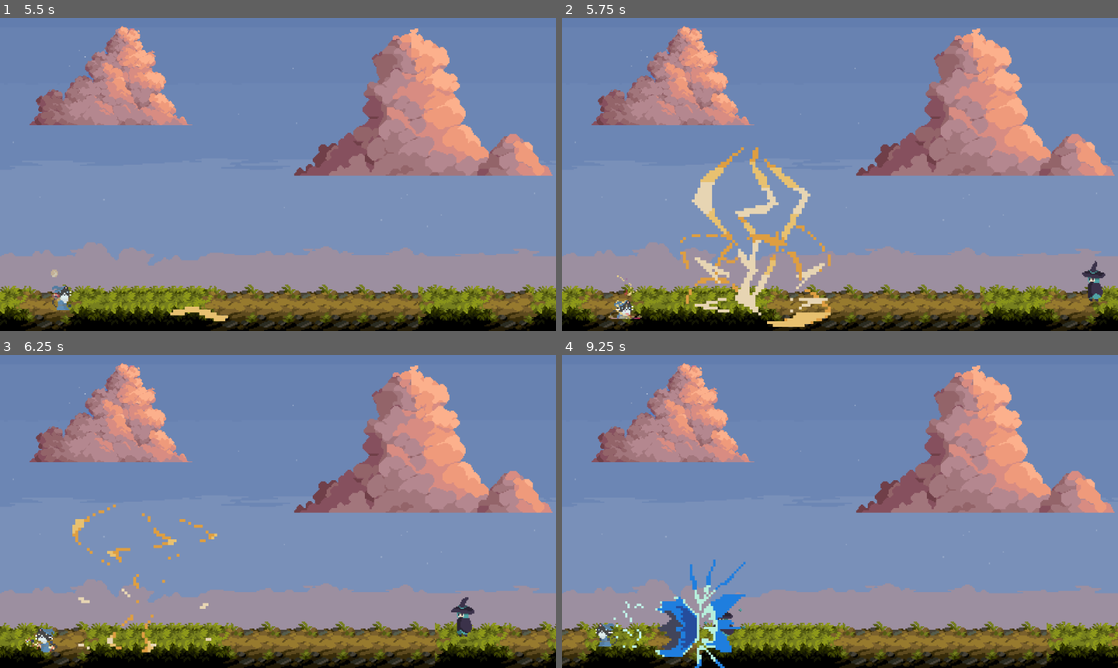
Above: before the commit, frames 1-4 (two rows, left to right).
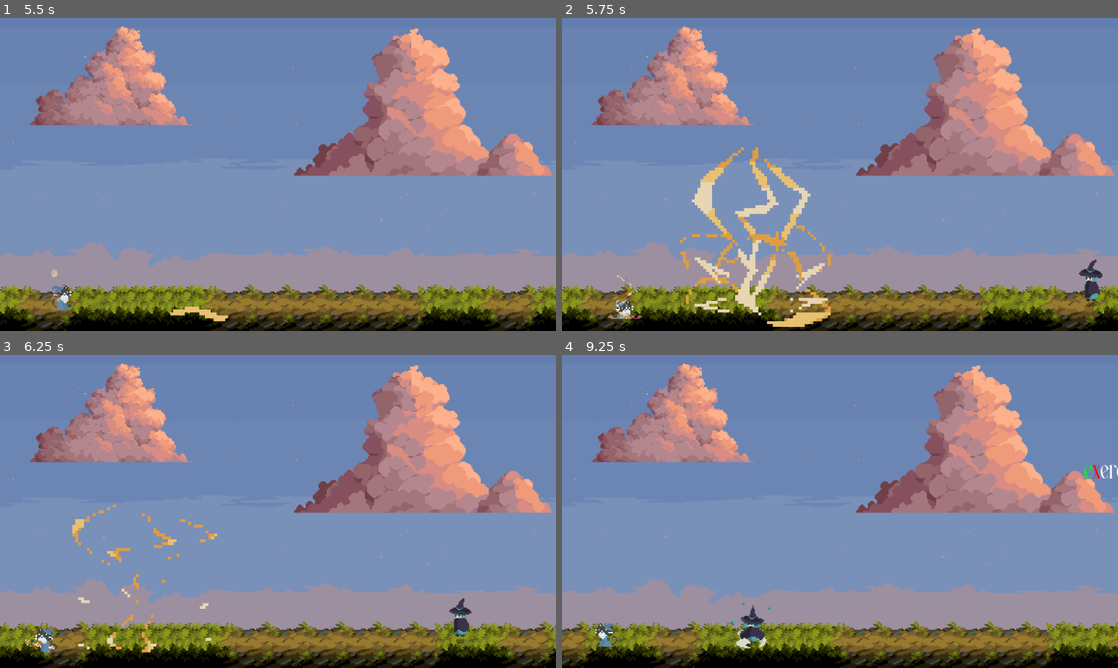
Above: after the commit, the same moments.

Repository: nakntums/Whimsy
Game: Godot game, scene res://scenes/start_screen.tscn
The game is run twice, just before and just after one commit, with the same random seed, the same clock (stepped at 60 frames per second) and the same inputs.
Inputs:
- Up to frame 1 (5.5 s): click "PLAY" at 0.5 s; click "PLAY" at 1.25 s; tap Enter at 2 s; hold E (attack_e) 2.03-2.78 s; hold Right (right) 2.03-3.53 s; tap Up (jump) at 2.27, 3.02, 4.52, 5.27 s; tap Q (attack_q) at 2.3, 2.85, 5.3 s; tap R (attack_r) at 3.05 s; hold Left (left) 3.53-4.28 s; hold R (attack_r) 3.53-4.28 s; tap W (attack_w) at 3.8, 4.35 s; hold Right (right) from 4.28 s (still down); tap E (attack_e) at 4.55 s; hold E (attack_e) from 5.03 s (still down)
- Up to frame 2 (5.75 s): keep holding Right (right); keep holding E (attack_e)
- Up to frame 3 (6.25 s): release Right (right) at 5.78 s; release E (attack_e) at 5.78 s; hold Left (left) from 5.78 s (still down); tap Q (attack_q) at 5.85 s; tap Up (jump) at 6.02 s; tap R (attack_r) at 6.05 s
- Up to frame 4 (9.25 s): release Left (left) at 6.53 s; hold Right (right) 6.53-7.28 s; hold R (attack_r) 6.53-7.28 s; tap W (attack_w) at 6.8, 7.35 s; hold Left (left) 7.28-8.78 s; tap Up (jump) at 7.52, 8.27, 9.02 s; tap E (attack_e) at 7.55, 8.85 s; hold Ctrl (toggle_typing) 8.03-8.78 s; tap Q (attack_q) at 8.3 s; hold Right (right) from 8.78 s (still down); tap R (attack_r) at 9.05 s

Frame 1 is identical in both runs. In frame 2, 0.2% of the frame differs, in the area x 93-98%, y 77-93%; in frame 3, 0.2%; in frame 4, 2.8%, in the area x 9-100%, y 35-100%.

Commit message:
demo 2 fixes part 2: game.gd signals
1. boss channels/does not attack during typing challenge
2. boss returns to normal after challenge ends
3. (QOL or new bug?) boss follows user/does not stop following user lol. no stop range, but slows down as approaching

Diff:
--- a/scenes/player.tscn
+++ b/scenes/player.tscn
@@ -545,7 +545,5 @@
 [node name="AnimatedSprite2D" type="AnimatedSprite2D" parent="."]
 position = Vector2(0, -10)
 sprite_frames = SubResource("SpriteFrames_b4huu")
-animation = &"death"
+animation = &"cast_e"
 autoplay = "idle"
-frame = 9
-frame_progress = 1.0
--- a/scripts/TypingChallenge.gd
+++ b/scripts/TypingChallenge.gd
@@ -4,6 +4,11 @@
 signal letter_correct()
 signal letter_incorrect()
 signal player_damaged(amount: int)
+
+# for boss
+signal challenge_started()
+signal challenge_ended()
+var is_challenge_active := false
 
 @export var word_database: JSON
 var word_data: Dictionary
@@ -57,10 +62,14 @@
 	spawn_timer.start()
 
 func start_challenge(difficulty: String):
+	if is_challenge_active:
+		return
+	is_challenge_active = true
 	word_difficulty = difficulty
 	words_typed_successfully = 0
 	show()
 	spawn_timer.start()  # begin spawning words
+	emit_signal("challenge_started")
 
 func _on_spawn_timer_timeout():
 	var new_word = _get_random_word()
@@ -101,7 +110,7 @@
 	var min_y = viewport_height * spawn_area_min_ratio
 	var max_y = viewport_height * spawn_area_max_ratio
 	var attempt = 0
-	var max_attempts = 5  # try 5 times before falling back
+	var max_attempts = 10
 
 	while attempt < max_attempts:
 		var y_pos = randf_range(min_y, max_y)
@@ -217,16 +226,22 @@
 	return word_data[word_difficulty].pick_random()
 
 func stop_challenge():
+	if not is_challenge_active:
+		return
+
+	is_challenge_active = false
 	spawn_timer.stop()
 	hide()
+	emit_signal("challenge_ended")
 
 	var required_words := _get_required_word_count()
 	var performed_well := words_typed_successfully >= required_words
 
-	# clear all words - does not damage player if they performed well
+	# clear all words - does not damage player if they performed well (passed threshold)
 	occupied_y_positions.clear()
 	for word_data in active_words.duplicate():
 		_remove_word(word_data, performed_well)
+
 
 func _get_required_word_count() -> int:
 	match word_difficulty:
--- a/scripts/boss_1.gd
+++ b/scripts/boss_1.gd
@@ -41,49 +41,65 @@
 	timer_1.connect("timeout", Callable(self, "_on_1_cooldown_finished"))
 	timer_2.connect("timeout", Callable(self, "_on_2_cooldown_finished"))
 
+	var typing_challenge = get_node("/root/Game/TypingChallenge")
+	if typing_challenge:
+		typing_challenge.challenge_started.connect(start_challenge)
+		typing_challenge.challenge_ended.connect(end_challenge)
+	else:
+		push_warning("NO TYPING CHALLENGE FOUND")
+
 func _physics_process(delta: float) -> void:
+
+	if current_health <= 0:
+		die()
+
 	match current_state:
 		BossState.IDLE:
 			handle_idle()
 		BossState.CHASING:
 			handle_chasing(delta)
 		BossState.CASTING:
-			handle_casting(delta)
+			pass
 		BossState.CHALLENGE:
 			handle_challenge()
 		BossState.DEAD:
 			return
 
-	if current_state != BossState.CASTING:
+	# only cast skills in a state that allows it
+	if current_state in [BossState.IDLE,BossState.CHASING]:
 		try_cast_skill()
+
+func start_challenge():
+	current_state = BossState.CHALLENGE
+	print("BOSS HAS ENTERED CHALLENGE STATE")
+
+func end_challenge():
+	if current_state != BossState.CHALLENGE:
+		return
+	current_state = BossState.IDLE
+	animated_sprite.play("idle")
+	print("Challenge ended - boss should resume normal behavior")
+	await get_tree().process_frame # small cooldown for processing
+	handle_idle()
 
 func handle_challenge() -> void:
 	velocity = Vector2.ZERO
 	animated_sprite.play("charge")
 
-func start_challenge():
-	current_state = BossState.CHALLENGE
-
-func end_challenge():
-	current_state = BossState.IDLE
-
 func handle_idle() -> void:
 	var distance_to_player = global_position.distance_to(player.global_position)
-	if not player.is_on_floor() and distance_to_player < STOP_CHASE_RANGE:
-		animated_sprite.play("idle")
-		velocity = Vector2.ZERO
-		return
 	if distance_to_player < CHASE_RANGE:
 		current_state = BossState.CHASING
-	else:
-		animated_sprite.play("idle")
-		velocity = Vector2.ZERO
+		return # immediately transitions to chasing
+
+	# default idle behavior
+	animated_sprite.play("idle")
+	velocity = Vector2.ZERO
 
 func handle_chasing(delta: float) -> void:
 	var distance_to_player = global_position.distance_to(player.global_position)
 	if distance_to_player <= STOP_CHASE_RANGE:
 		current_state = BossState.IDLE
-		return
 
 	var direction_to_player = (player.position - position).normalized()
 	velocity.x = direction_to_player.x * SPEED
@@ -103,15 +119,9 @@
 	animated_sprite.play("run")
 	move_and_slide()
 
-func handle_casting(delta: float) -> void:
-	velocity = Vector2.ZERO
-	animated_sprite.play("cast")
-	await animated_sprite.animation_finished
-
-	current_state = BossState.IDLE
-	animated_sprite.play("idle")
-
 func try_cast_skill() -> void:
+	if current_state == BossState.CHALLENGE || current_state == BossState.CASTING:
+		return
 	var distance_to_player = global_position.distance_to(player.global_position)
 	if distance_to_player < 100 and not is_1_on_cooldown:
 		start_casting("water_spell_1")
@@ -120,8 +130,14 @@
 
 func start_casting(skill_name: String) -> void:
 	current_state = BossState.CASTING
+	animated_sprite.play("cast")
+
 	var spell_direction = animated_sprite.scale.x  # boss facing which direction
 	print("Boss passed direction: ", spell_direction) # debug line
+
+	# will ONLY cast skills if in casting state
+	if current_state != BossState.CASTING:
+		return
 
 	match skill_name:
 		"water_spell_1":
@@ -153,7 +169,6 @@
 			timer_2.start(5)
 
 	await animated_sprite.animation_finished
-
 	current_state = BossState.IDLE
 
 func _on_1_cooldown_finished() -> void:
@@ -178,12 +193,8 @@
 	current_health -= amount
 	print("Boss took ", amount, " damage. Health: ", current_health)
 
-	# if boss takes lethal damage, win stage
-	if current_health <= 0:
-		die()
-
 func die() -> void:
-	print("BOSS DEFEATED")
+	#print("BOSS DEFEATED")
 	current_state = BossState.DEAD
 	$CollisionShape2D.disabled = true
 	animated_sprite.play("death")
--- a/scripts/game.gd
+++ b/scripts/game.gd
@@ -1,39 +1,58 @@
 extends Node2D
 
 @onready var typing_challenge = $TypingChallenge
+@onready var boss = $Boss_1
 var game_time := 0.0
 var challenge_active := false
+var initial_challenge_started := false
 
 # Called when the node enters the scene tree for the first time.
 func _ready() -> void:
 	$ColorRect/AnimationPlayer.play("fade_out")
 	typing_challenge.hide()  # challenge starts hidden
 
+	typing_challenge.challenge_started.connect(_on_challenge_started)
+	typing_challenge.challenge_ended.connect(_on_challenge_ended)
+
 # Called every frame. 'delta' is the elapsed time since the previous frame.
 func _process(delta: float) -> void:
 	game_time += delta
 	# challenge starts at 10 seconds
-	if game_time >= 10.0 and not challenge_active:
+	if game_time > 5.0 and not initial_challenge_started and not challenge_active:
 		start_typing_challenge()
-	# challenge ends after 30 seconds
-	if challenge_active and game_time >= 40.0:
+		initial_challenge_started = true
+
+	if game_time > 10.0 and challenge_active:
 		end_typing_challenge()
 
 func start_typing_challenge():
 	challenge_active = true
 	typing_challenge.start_challenge("easy")  # level 1 easy
-	typing_challenge.typing_completed.connect(_on_typing_result)
+	print("FROM GAME.GD: TYPING CHALLENGE BEGINS")
 
 func end_typing_challenge():
 	challenge_active = false
 	typing_challenge.stop_challenge()
-	# disconnect signal to prevent memory leaks
-	if typing_challenge.typing_completed.is_connected(_on_typing_result):
-		typing_challenge.typing_completed.disconnect(_on_typing_result)
+	print("FROM GAME.GD: TYPING CHALLENGE ENDS")
+
+func _on_challenge_started():
+	print("Challenge started - updating boss state")
+	if boss:
+		boss.start_challenge()
+
+func _on_challenge_ended():
+	print("Challenge ended - releasing boss state")
+	challenge_active = false
+	if boss:
+		boss.end_challenge()
 
 # for debugging
 func _on_typing_result(success: bool):
-	if success:
-		print("Word completed successfully!")
-	else:
-		print("Word failed!")
+	print("Word %s" % ["completed successfully!" if success else "failed!"])
+
+# prevent memory leaks
+#func _exit_tree():
+	#if typing_challenge.challenge_started.is_connected(_on_challenge_started):
+		#typing_challenge.challenge_started.disconnect(_on_challenge_started)
+	#if typing_challenge.challenge_ended.is_connected(_on_challenge_ended):
+		#typing_challenge.challenge_ended.disconnect(_on_challenge_ended)
--- a/scripts/player.gd
+++ b/scripts/player.gd
@@ -21,7 +21,7 @@
 var loop_frame_index = 0
 
 # player health
-@export var max_health : int = 9
+@export var max_health : int = 999
 @onready var current_health : int = max_health
 
 # components
@@ -68,6 +68,8 @@
 		typing_challenge.typing_completed.connect(_on_typing_result)
 		typing_challenge.player_damaged.connect(take_damage)
 		# connect letter correct/incorrect later if have time to add audio/visual feedback
+	else:
+		push_warning("NO TYPING CHALLENGE FOUND")
 
 func _physics_process(delta: float) -> void:
 	if current_health <=0:
